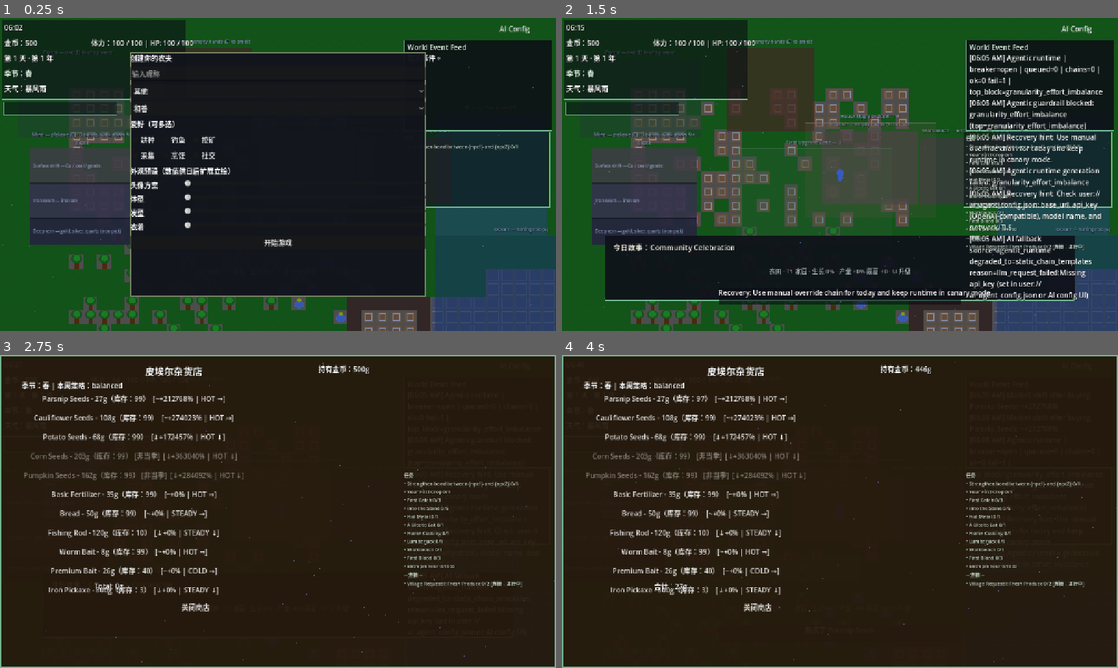
Above: before the commit, frames 1-4 (two rows, left to right).
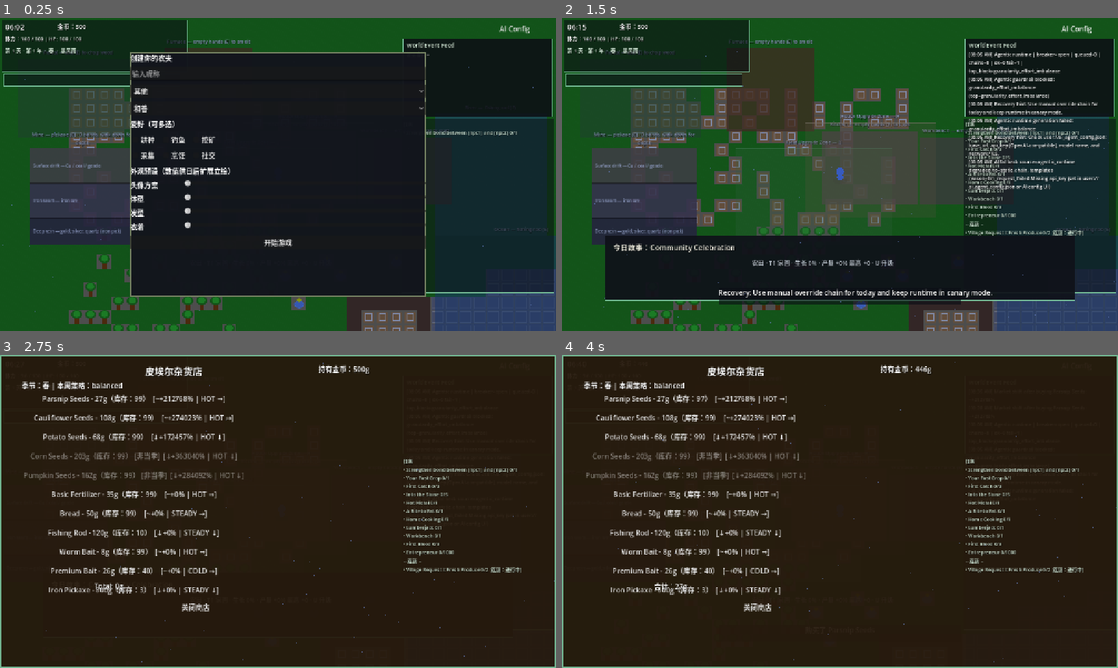
Above: after the commit, the same moments.

Repository: whu3554055-crypto/Stardew-Valley-AI
Game: Godot game, scene res://scenes/main.tscn
The game is run twice, just before and just after one commit, with the same random seed, the same clock (stepped at 60 frames per second) and the same inputs. Sound files missing from this copy of the repository are replaced by a short silence.
Inputs (mouse positions are in pixels of both pictures, inside the frame that each line leads up to):
- Up to frame 1 (0.25 s): no input
- Up to frame 2 (1.5 s): click "开始游戏" at 0.5 s; click "AI Config" at 1.25 s
- Up to frame 3 (2.75 s): move the mouse to (400, 495) at 2.02 s; press the mouse at (400, 495) at 2.03 s; hold D (move_right) from 2.03 s (still down); tap B (open_shop) at 2.27 s
- Up to frame 4 (4 s): release D (move_right) at 2.75 s; release the mouse at (962, 495) at 2.75 s; click "Parsnip Seeds - 27g（库存：99） [~…" at 2.75 s; click "Parsnip Seeds - 27g（库存：98） [~…" at 3.5 s

The runs differ from the first frame. In frame 1, 12% of the frame differs, in the area x 0-100%, y 0-100%; in frame 2, 22%; in frame 3, 1.9%; in frame 4, 1.9%.

Commit message:
Polish HUD layout, scrollable quest log, stable tilemap, player shadow
Made-with: Cursor

Diff:
--- a/scenes/main.gd
+++ b/scenes/main.gd
@@ -24,7 +24,7 @@
 @onready var almanac_panel = $UILayer/AlmanacPanel
 @onready var recipe_picker = $UILayer/RecipePicker
 @onready var shop_ui = $UILayer/ShopUI
-@onready var quest_log_label = $UILayer/QuestLogLabel
+@onready var quest_log_label = $UILayer/QuestLogScroll/QuestLogLabel
 
 var current_npc = null
 var ai_config_scene = preload("res://scenes/ai_config_ui.tscn")
@@ -402,8 +402,8 @@
 		hud_bg.set_anchors_preset(Control.PRESET_TOP_LEFT)
 		hud_bg.offset_left = 4.0
 		hud_bg.offset_top = 4.0
-		hud_bg.offset_right = 428.0
-		hud_bg.offset_bottom = 188.0
+		hud_bg.offset_right = 432.0
+		hud_bg.offset_bottom = 124.0
 		var hsb := StyleBoxFlat.new()
 		hsb.bg_color = Color(0.04, 0.05, 0.075, 0.58)
 		hsb.set_border_width_all(1)
@@ -417,9 +417,9 @@
 		q_bg.mouse_filter = Control.MOUSE_FILTER_IGNORE
 		q_bg.set_anchors_preset(Control.PRESET_TOP_LEFT)
 		q_bg.offset_left = 924.0
-		q_bg.offset_top = 262.0
-		q_bg.offset_right = 1266.0
-		q_bg.offset_bottom = 436.0
+		q_bg.offset_top = 232.0
+		q_bg.offset_right = 1276.0
+		q_bg.offset_bottom = 632.0
 		var qsb := StyleBoxFlat.new()
 		qsb.bg_color = Color(0.04, 0.06, 0.08, 0.56)
 		qsb.set_border_width_all(1)
@@ -433,9 +433,9 @@
 		a_bg.mouse_filter = Control.MOUSE_FILTER_IGNORE
 		a_bg.set_anchors_preset(Control.PRESET_TOP_LEFT)
 		a_bg.offset_left = 8.0
-		a_bg.offset_top = 194.0
-		a_bg.offset_right = 270.0
-		a_bg.offset_bottom = 224.0
+		a_bg.offset_top = 128.0
+		a_bg.offset_right = 416.0
+		a_bg.offset_bottom = 158.0
 		var asb := StyleBoxFlat.new()
 		asb.bg_color = Color(0.03, 0.05, 0.075, 0.54)
 		asb.set_border_width_all(1)
@@ -462,6 +462,30 @@
 		ui_layer.move_child(qtb, quick_tip_label.get_index())
 	_style_world_zone_presentation()
 	_apply_seasonal_hud_tint()
+	_sync_hud_backdrop_layout()
+
+
+func _sync_hud_backdrop_layout() -> void:
+	if not ui_layer:
+		return
+	var h: Panel = ui_layer.get_node_or_null("HUDBackdrop") as Panel
+	if h:
+		h.offset_left = 4.0
+		h.offset_top = 4.0
+		h.offset_right = 432.0
+		h.offset_bottom = 124.0
+	var qb: Panel = ui_layer.get_node_or_null("QuestLogBackdrop") as Panel
+	if qb:
+		qb.offset_left = 924.0
+		qb.offset_top = 232.0
+		qb.offset_right = 1276.0
+		qb.offset_bottom = 632.0
+	var ab: Panel = ui_layer.get_node_or_null("ActivityZoneBackdrop") as Panel
+	if ab:
+		ab.offset_left = 8.0
+		ab.offset_top = 128.0
+		ab.offset_right = 416.0
+		ab.offset_bottom = 158.0
 
 
 func _style_world_zone_presentation() -> void:
@@ -587,6 +611,8 @@
 			quick_tip_bg.add_theme_stylebox_override("panel", qtp)
 	if quest_log_label:
 		quest_log_label.add_theme_color_override("font_color", Color(text_col.r, text_col.g, text_col.b, 0.92))
+	if day_label:
+		day_label.add_theme_color_override("font_color", Color(text_col.r, text_col.g, text_col.b, 0.95))
 	var wef_title_season: Label = ui_layer.get_node_or_null("WorldEventFeed/Title") as Label
 	if wef_title_season:
 		wef_title_season.add_theme_color_override("font_color", text_col)
@@ -595,6 +621,7 @@
 		inv_ui_accent.set_seasonal_accent(accent)
 	if season_label:
 		season_label.add_theme_color_override("font_color", text_col)
+	_sync_hud_backdrop_layout()
 
 func _update_activity_zone_label() -> void:
 	if not activity_zone_label or not player:
@@ -1906,6 +1933,7 @@
 		if not managed_chain_status_banner.is_empty():
 			idle_text += "\n" + managed_chain_status_banner
 		quest_log_label.text = idle_text
+		_fit_quest_log_content_height()
 		return
 	var lines: PackedStringArray = []
 	var regular_lines: PackedStringArray = []
@@ -1971,6 +1999,16 @@
 	if not managed_chain_status_banner.is_empty():
 		title_text += managed_chain_status_banner + "\n"
 	quest_log_label.text = title_text + "\n".join(lines)
+	_fit_quest_log_content_height()
+
+
+func _fit_quest_log_content_height() -> void:
+	if not quest_log_label:
+		return
+	var line_h: int = maxi(12, quest_log_label.get_line_height())
+	var lines: int = maxi(1, quest_log_label.text.split("\n").size())
+	var pad: int = 20
+	quest_log_label.custom_minimum_size.y = mini(520, maxi(120, lines * line_h + pad))
 
 
 func _try_farm_tier_upgrade() -> void:
@@ -2779,13 +2817,16 @@
 			]
 		var wname: String = WeatherSystem.get_weather_name() if WeatherSystem else ""
 		var wdisp: String = UITextCatalog.localized_weather_name(wname)
-		weather_label.text = UITextCatalog.format_text("hud", "weather", {"name": wdisp})
+		if weather_label:
+			weather_label.text = UITextCatalog.format_text("hud", "weather", {"name": wdisp})
 		var season_key: String = str(GameManager.player_data.get("season", "spring"))
-		season_label.text = UITextCatalog.format_text("hud", "season", {"name": UITextCatalog.localized_season_name(season_key)})
-		day_label.text = UITextCatalog.format_text("hud", "day_year", {
+		if season_label:
+			season_label.text = UITextCatalog.format_text("hud", "season", {"name": UITextCatalog.localized_season_name(season_key)})
+		var day_part: String = UITextCatalog.format_text("hud", "day_year", {
 			"day": GameManager.player_data.day,
 			"year": GameManager.player_data.year
 		})
+		day_label.text = "%s  ·  %s  ·  %s" % [day_part, UITextCatalog.localized_season_name(season_key), wdisp]
 	else:
 		gold_label.text = "Gold: %d" % GameManager.player_data.gold
 		if stamina_label:
@@ -2794,9 +2835,17 @@
 			var hp2: float = float(GameManager.player_data.get("hp", 100.0))
 			var hpm2: float = float(GameManager.player_data.get("hp_max", 100.0))
 			stamina_label.text = "Stamina: %d / %d | HP: %d / %d" % [int(s2), int(sm2), int(hp2), int(hpm2)]
-		weather_label.text = "Weather: %s" % WeatherSystem.get_weather_name()
-		season_label.text = "Season: %s" % GameManager.player_data.season.capitalize()
-		day_label.text = "Day %d, Year %d" % [GameManager.player_data.day, GameManager.player_data.year]
+		if weather_label:
+			weather_label.text = "Weather: %s" % WeatherSystem.get_weather_name()
+		if season_label:
+			season_label.text = "Season: %s" % GameManager.player_data.season.capitalize()
+		var wn2: String = WeatherSystem.get_weather_name() if WeatherSystem else ""
+		day_label.text = "Day %d, Year %d  ·  %s  ·  %s" % [
+			GameManager.player_data.day,
+			GameManager.player_data.year,
+			str(GameManager.player_data.season).capitalize(),
+			wn2
+		]
 	_refresh_quest_log()
 
 func show_dialogue(text: String):
--- a/scenes/main.tscn
+++ b/scenes/main.tscn
@@ -29,8 +29,16 @@
 position = Vector2(640, 360)
 script = ExtResource("2_player")
 
+[node name="GroundShadow" type="Polygon2D" parent="Player"]
+z_index = -2
+position = Vector2(0, 14)
+color = Color(0.08, 0.06, 0.05, 0.42)
+polygon = PackedVector2Array(-16, -3, 16, -3, 14, 5, 0, 9, -14, 5)
+
 [node name="Sprite2D" type="Sprite2D" parent="Player"]
-scale = Vector2(0.5, 0.5)
+z_index = 0
+position = Vector2(0, -2)
+scale = Vector2(0.55, 0.55)
 texture = ExtResource("13_playertex")
 
 [node name="CollisionShape2D" type="CollisionShape2D" parent="Player"]
@@ -296,34 +304,40 @@
 [node name="UILayer" type="CanvasLayer" parent="."]
 
 [node name="TimeLabel" type="Label" parent="UILayer"]
-offset_left = 10.0
-offset_top = 10.0
-offset_right = 200.0
-offset_bottom = 40.0
+offset_left = 12.0
+offset_top = 8.0
+offset_right = 130.0
+offset_bottom = 36.0
+theme_override_font_sizes/font_size = 17
 text = "06:00 AM"
 
 [node name="GoldLabel" type="Label" parent="UILayer"]
-offset_left = 10.0
-offset_top = 45.0
-offset_right = 200.0
-offset_bottom = 75.0
+offset_left = 132.0
+offset_top = 8.0
+offset_right = 420.0
+offset_bottom = 36.0
+theme_override_font_sizes/font_size = 14
 text = "Gold: 500"
 
 [node name="StaminaLabel" type="Label" parent="UILayer"]
-offset_left = 210.0
-offset_top = 45.0
+offset_left = 12.0
+offset_top = 38.0
 offset_right = 420.0
-offset_bottom = 75.0
+offset_bottom = 64.0
+theme_override_font_sizes/font_size = 12
 text = "Stamina: 100 / 100"
 
 [node name="DayLabel" type="Label" parent="UILayer"]
-offset_left = 10.0
-offset_top = 80.0
-offset_right = 200.0
-offset_bottom = 110.0
+offset_left = 12.0
+offset_top = 66.0
+offset_right = 420.0
+offset_bottom = 118.0
+theme_override_font_sizes/font_size = 12
 text = "Day 1, Year 1"
+autowrap_mode = 2
 
 [node name="SeasonLabel" type="Label" parent="UILayer"]
+visible = false
 offset_left = 10.0
 offset_top = 115.0
 offset_right = 200.0
@@ -331,6 +345,7 @@
 text = "Season: Spring"
 
 [node name="WeatherLabel" type="Label" parent="UILayer"]
+visible = false
 offset_left = 10.0
 offset_top = 150.0
 offset_right = 200.0
@@ -460,9 +475,9 @@
 
 [node name="ActivityZoneLabel" type="Label" parent="UILayer"]
 offset_left = 280.0
-offset_top = 568.0
-offset_right = 1000.0
-offset_bottom = 596.0
+offset_top = 548.0
+offset_right = 920.0
+offset_bottom = 578.0
 theme_override_colors/font_color = Color(0.82, 0.86, 0.9, 0.78)
 theme_override_font_sizes/font_size = 14
 horizontal_alignment = 1
@@ -485,36 +500,45 @@
 [node name="RecipePicker" parent="UILayer" instance=ExtResource("11_rp")]
 
 [node name="WorldEventFeed" type="Panel" parent="UILayer"]
-offset_left = 930.0
-offset_top = 50.0
-offset_right = 1270.0
-offset_bottom = 260.0
+offset_left = 928.0
+offset_top = 48.0
+offset_right = 1272.0
+offset_bottom = 228.0
 
 [node name="Title" type="Label" parent="UILayer/WorldEventFeed"]
 layout_mode = 0
 offset_left = 8.0
 offset_top = 6.0
 offset_right = 330.0
-offset_bottom = 28.0
+offset_bottom = 26.0
+theme_override_font_sizes/font_size = 13
 text = "World Event Feed"
 
 [node name="Content" type="Label" parent="UILayer/WorldEventFeed"]
 layout_mode = 0
 offset_left = 8.0
-offset_top = 30.0
-offset_right = 330.0
-offset_bottom = 204.0
+offset_top = 28.0
+offset_right = 332.0
+offset_bottom = 172.0
+theme_override_font_sizes/font_size = 11
 text = "No events yet."
 autowrap_mode = 2
 
 [node name="ShopUI" parent="UILayer" instance=ExtResource("14_shop")]
 visible = false
 
-[node name="QuestLogLabel" type="Label" parent="UILayer"]
-offset_left = 930.0
-offset_top = 268.0
-offset_right = 1260.0
-offset_bottom = 430.0
+[node name="QuestLogScroll" type="ScrollContainer" parent="UILayer"]
+offset_left = 928.0
+offset_top = 236.0
+offset_right = 1272.0
+offset_bottom = 628.0
+horizontal_scroll_mode = 0
+vertical_scroll_mode = 1
+
+[node name="QuestLogLabel" type="Label" parent="UILayer/QuestLogScroll"]
+layout_mode = 2
+size_flags_horizontal = 3
+custom_minimum_size = Vector2(308, 200)
 theme_override_font_sizes/font_size = 11
 theme_override_colors/font_color = Color(0.85, 0.88, 0.92, 0.9)
 text = "Quests"
--- a/scripts/game_tilemap.gd
+++ b/scripts/game_tilemap.gd
@@ -102,6 +102,13 @@
 		tile_set = _create_main_tileset()
 	generate_enhanced_map()
 	initialize_zone_data()
+
+
+func _cell_randf(cx: int, cy: int, salt: int = 0) -> float:
+	"""Deterministic 0..1 value per tile so maps stay stable across runs."""
+	var rng := RandomNumberGenerator.new()
+	rng.seed = hash(Vector3i(cx, cy, salt))
+	return rng.randf()
 
 
 func _create_main_tileset() -> TileSet:
@@ -178,21 +185,21 @@
 		"town_square", "town_square_stage":
 			return TileType.Cobblestone
 		"park":
-			if randf() < 0.1:  # 10% flowers
+			if _cell_randf(x, y, 11) < 0.1:  # 10% flowers
 				return TileType.FLOWER_BED
 			return TileType.GRASS
 		"forest":
-			if randf() < 0.3:  # 30% trees
+			if _cell_randf(x, y, 21) < 0.3:  # 30% trees
 				return TileType.TREE
 			return TileType.GRASS
 		"beach":
 			return TileType.SAND
 		"fishing_spot":
-			if randf() < 0.7:  # 70% water
+			if _cell_randf(x, y, 31) < 0.7:  # 70% water
 				return TileType.WATER
 			return TileType.SAND
 		"mountains":
-			if randf() < 0.4:  # 40% stone
+			if _cell_randf(x, y, 41) < 0.4:  # 40% stone
 				return TileType.STONE
 			return TileType.GRASS
 		"garden_plots":
@@ -212,7 +219,7 @@
 		"mine_entrance":
 			return TileType.STONE
 		"cemetery":
-			if randf() < 0.2:
+			if _cell_randf(x, y, 51) < 0.2:
 				return TileType.STONE  # Headstones
 			return TileType.GRASS
 		"library", "museum", "hospital", "school":
